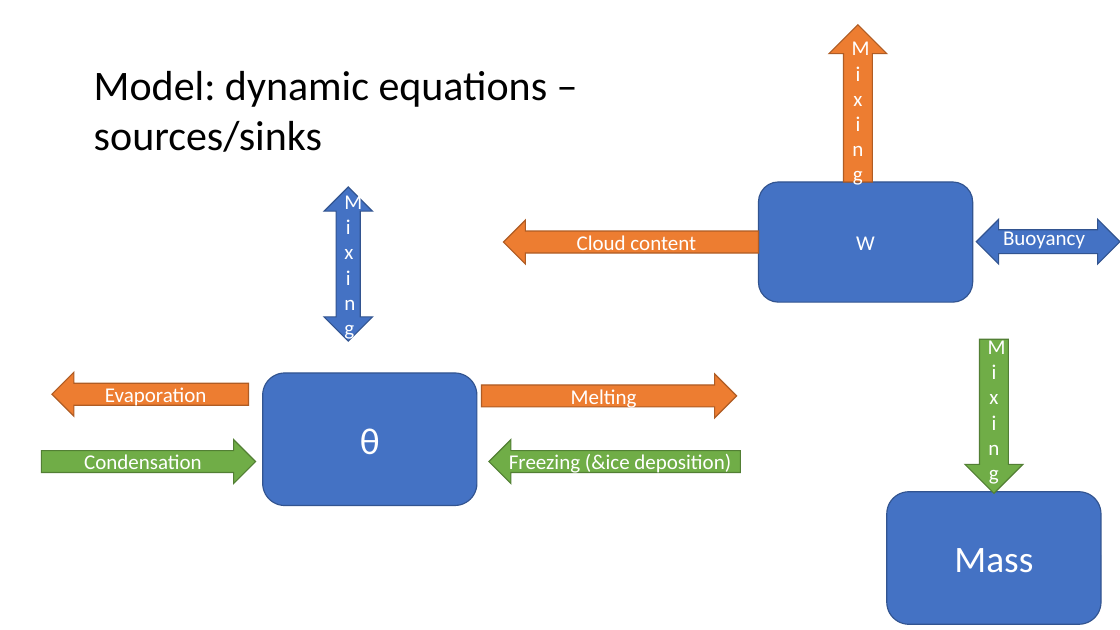
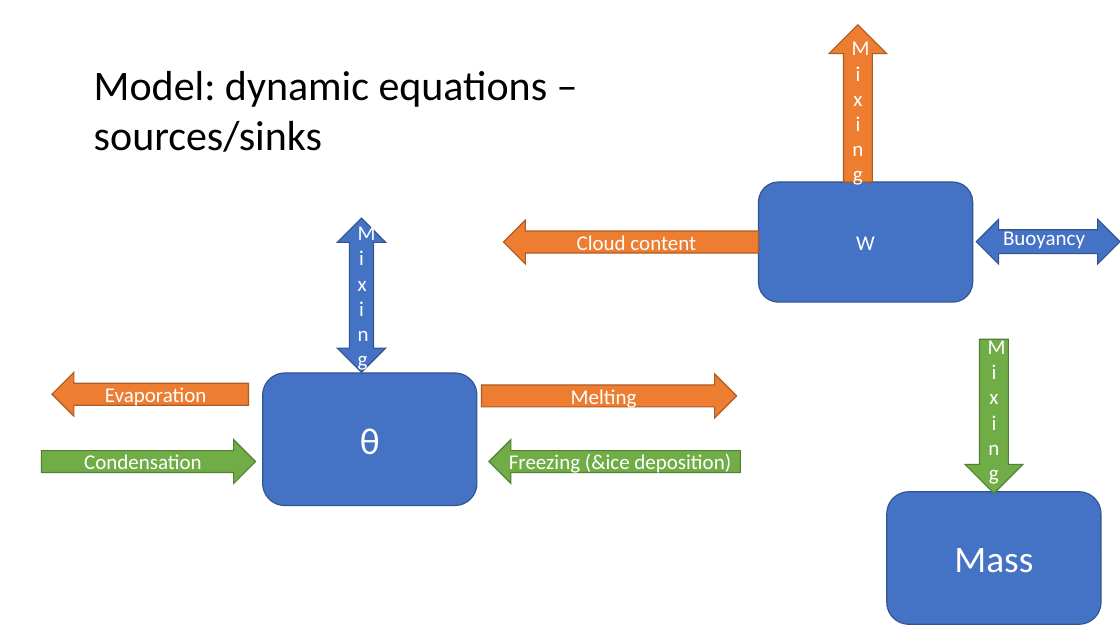
Before and after one commit to meteoNL/CloudParcelModel_SOACproject, a slide deck: slide 3 of model_representation.pptx. Drawn at 1120x630 pixels with LibreOffice and Linux fonts; fonts in the diff are those of the drawing. Boxes give left, top, right and bottom in pixels: in the first picture for what was removed or moved away, otherwise in the second. Text is boxed around its words. In the diff, an @@ line names an element or a change of style, - is before the commit and + after.

```diff
--- a/model_representation.pptx
+++ b/model_representation.pptx
@@ up down arrow "Mixing": place and size @@
-up down arrow "Mixing" at box(324, 187, 373, 341)
+up down arrow "Mixing" at box(338, 218, 386, 372)
```
Also in this commit, not shown: 6 other slides changed, 1 other file.
